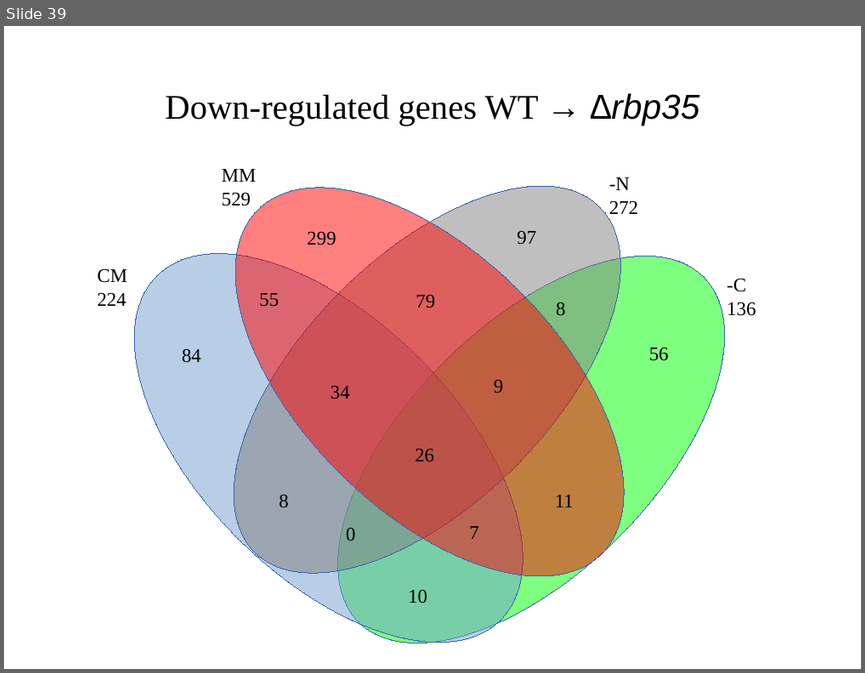
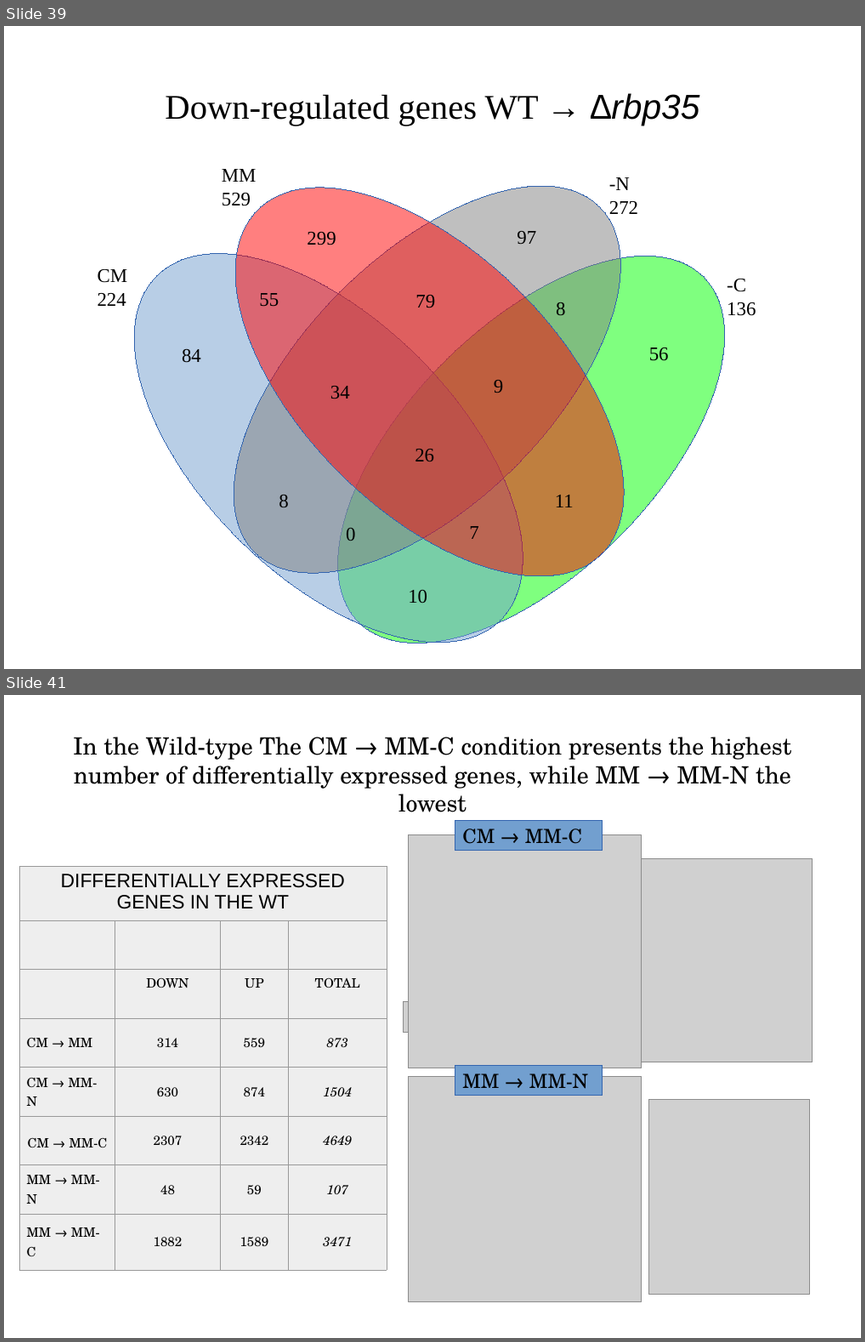
Before and after one commit to wilkinsonlab/m-oryzae-polya, a slide deck: doc/polyA/version_21/oryzae_presentation.odp. Shown one above the other, each under a label of ours: slide 39 before the commit, slides 39 and 41 after it; the slides between them are not shown. The pictures are 865x673 and 865x1342 pixels, drawn with LibreOffice and Linux fonts; fonts in the diff are those of the drawing; grey boxes stand for pictures. Boxes give left, top, right and bottom in pixels: in the first picture for what was removed or moved away, otherwise in the second. Text is boxed around its words. In the diff, an @@ line names an element or a change of style, - is before the commit and + after.

```diff
--- a/doc/polyA/version_21/oryzae_presentation.odp
+++ b/doc/polyA/version_21/oryzae_presentation.odp
@@ slide 41 added at [4, 695, 861, 1338], background #FFFFFF @@
@@ title added at [73, 737, 791, 812], 22 pt, text #000000 @@
+In the Wild-type The CM → MM-C condition presents the highest number of differentially expressed genes, while MM → MM-N the lowest
@@ rectangle added at [455, 820, 602, 851], fill #729FCF, outline #3465AF 0 pt, 18 pt, text #000000 @@
+CM → MM-C
@@ picture added at [409, 835, 642, 1068] @@
@@ table added at [18, 866, 386, 1267], 8 rows, 4 columns @@
+DIFFERENTIALLY EXPRESSED GENES IN THE WT |  |  | 
+ |  |  | 
+ | DOWN | UP | TOTAL
+CM → MM | 314 | 559 | 873
+CM → MM-N | 630 | 874 | 1504
+CM → MM-C | 2307 | 2342 | 4649
+MM → MM-N | 48 | 59 | 107
+MM → MM-C | 1882 | 1589 | 3471
@@ picture added at [642, 858, 812, 1062] @@
@@ picture added at [403, 1001, 465, 1032] @@
@@ picture added at [409, 1076, 642, 1301] @@
@@ rectangle added at [455, 1065, 602, 1095], fill #729FCF, outline #3465AF 0 pt, 18 pt, text #000000 @@
+MM → MM-N
@@ picture added at [649, 1100, 810, 1293] @@
```
Also in this commit, not shown: 21 slides changed, 1 other slide added, 2 other files.
